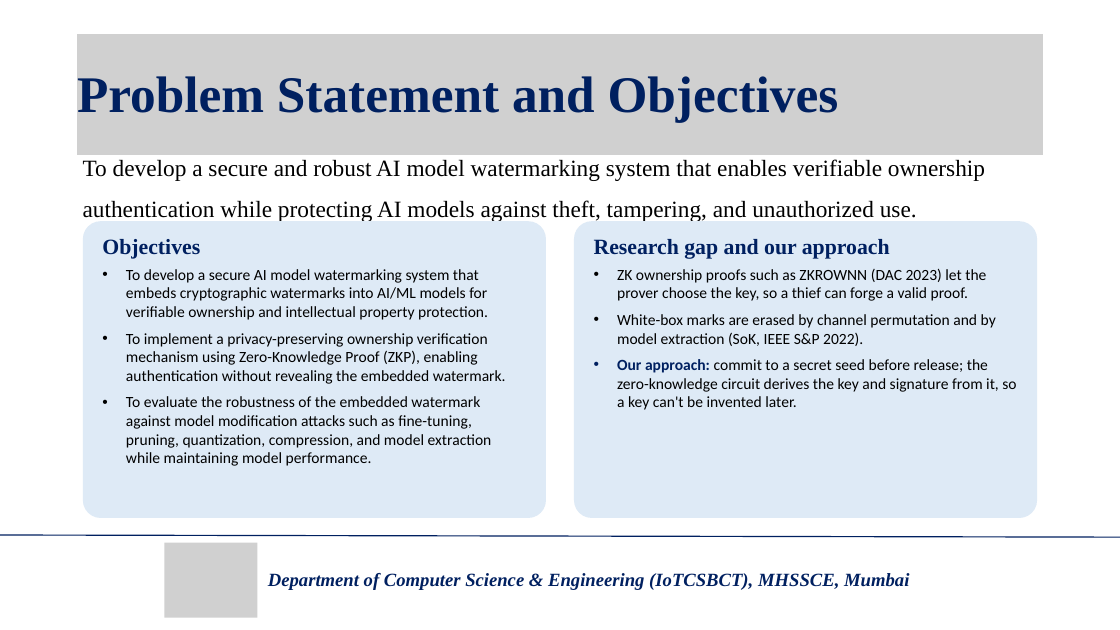
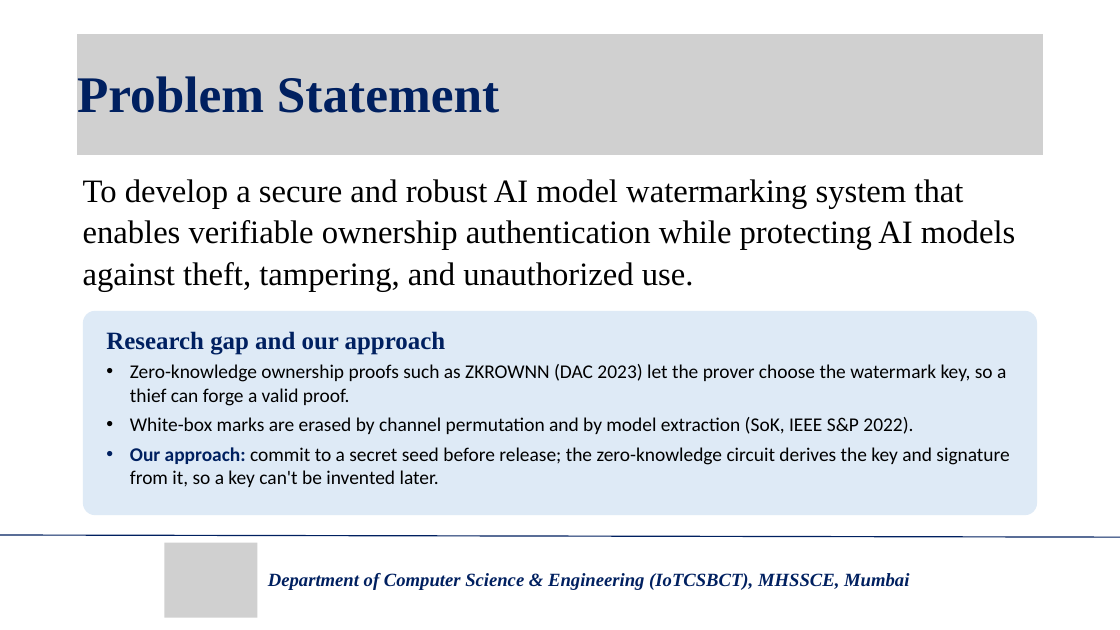
Before and after one commit to samidaire/owasp-ai-model-watermarking, a slide deck: slide 5 of OWASP AI Model Watermarking - Updated.pptx (slide 4 before the commit). Drawn at 1120x630 pixels with LibreOffice and Linux fonts; fonts in the diff are those of the drawing; grey boxes stand for pictures. Boxes give left, top, right and bottom in pixels: in the first picture for what was removed or moved away, otherwise in the second. Text is boxed around its words. In the diff, an @@ line names an element or a change of style, - is before the commit and + after.

Commit message:
docs: expand the review presentation to 15 slides
Objectives is its own slide again (the original wording); the problem statement keeps the research gap and our
approach. Adds back the System Workflow slide (five protocol steps and the verifier's checks) and the Working
Prototype slide (dashboard and Verify ownership screenshots from docs/guide/img).

```diff
--- a/OWASP AI Model Watermarking - Updated.pptx
+++ b/OWASP AI Model Watermarking - Updated.pptx
@@ text at box(77, 76, 499, 113): text changed @@
-Problem Statement and Objectives
+Problem Statement
@@ text "To develop a secure and ...": place and size @@
-text "To develop a secure and ..." at box(83, 159, 985, 221)
+text "To develop a secure and ..." at box(83, 179, 1015, 291)
@@ text "To develop a secure and ..." at box(83, 179, 1015, 291): size 30 to 42 pt @@
@@ text removed at box(102, 239, 506, 466) @@
-Objectives
-• To develop a secure AI model watermarking system that embeds cryptographic watermarks into AI/ML models for verifiable ownership and intellectual property protection.
-• To implement a privacy-preserving ownership verification mechanism using Zero-Knowledge Proof (ZKP), enabling authentication without revealing the embedded watermark.
-• To evaluate the robustness of the embedded watermark against model modification attacks such as fine-tuning, pruning, quantization, compression, and model extraction while maintaining model performance.
@@ rounded rectangle removed at box(574, 221, 1037, 518) @@
@@ rounded rectangle: place and size @@
-rounded rectangle at box(83, 221, 546, 518)
+rounded rectangle at box(83, 311, 1037, 515)
@@ text "Research gap and our approach": place and size @@
-text "Research gap and our approach" at box(594, 239, 1016, 410)
+text "Research gap and our approach" at box(106, 331, 1009, 487)
@@ text at box(106, 331, 1009, 487): size 28 to 32 pt in "Research gap and our approach"; size 20 to 25 pt in "White-box marks are erased by channel permutation ...", "Our approach: commit to a secret seed ..."; less space between paragraphs @@
@@ text at box(130, 364, 1006, 406): text changed; size 20 to 25 pt @@
-• ZK ownership proofs such as ZKROWNN (DAC 2023) let the prover choose the key, so a thief can forge a valid proof.
+• Zero-knowledge ownership proofs such as ZKROWNN (DAC 2023) let the prover choose the watermark key, so a thief can forge a valid proof.
```
Also in this commit, not shown: 1 other slide changed, 3 slides added.
